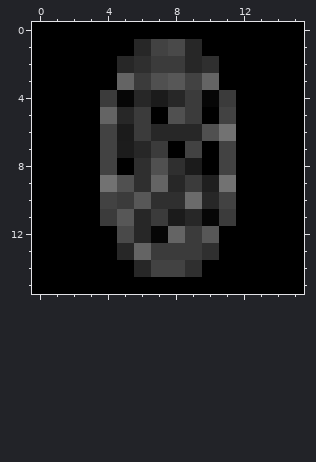
File history of a pixel-art sprite, assets/img/favicon/favicon-16x16.png. Above: the version before the commit.
The file is 16x16 pixels. Colours within 5 levels of each other are drawn and written as one.
After:
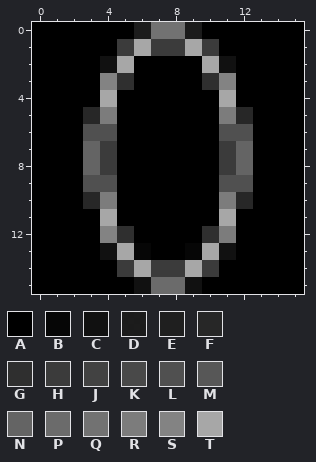
Palette (. is transparent): A #000000  B #060606  C #111111  D #181818fa  E #1f1f1f  F #272727  G #2f2f2f  H #3b3b3b  J #424242  K #494949  L #505050  M #575757  N #646464  P #6a6a6afc  Q #707070fa  R #7c7c7c  S #838383  T #a7a7a7
Edits made:
y 0: x 6..9 AAAA -> DQQD
y 1: x 5..10 AFJKFA -> HTHHTH
y 2: x 4..11 AFGHHFGA -> CTAAAATC
y 3: x 4..11 ANHLMJNA -> SGAAAAGS
y 4: x 4..11 HBFDFHBH -> TAAAAAAT
y 5: x 3..6 ANFH -> FRAA; x 8..9 LH -> AA; x 11..12 JA -> RF
y 6: x 3..12 AJDHFFFLQA -> LLAAAAAALL
y 7: x 3..7 AJDFH -> NHAAA; x 9 J -> A; x 11..12 JA -> HN
y 8: x 3..4 AJ -> NH; x 6..9 GLGD -> AAAA; x 11..12 JA -> HN
y 9: x 3..12 AQLGNFHEQA -> LLAAAAAALL
y 10: x 3..12 AJHMGGPFJA -> FRAAAAAARF
y 11: x 4..11 HMFHDFBH -> TAAAAAAT
y 12: x 4..11 AKFBNHMA -> SGAAAAGR
y 13: x 4..11 AFNHHHGA -> CTBAABTC
y 14: x 5..10 AFJJGA -> HTHHTH
y 15: x 6..9 AAAA -> CPPC
